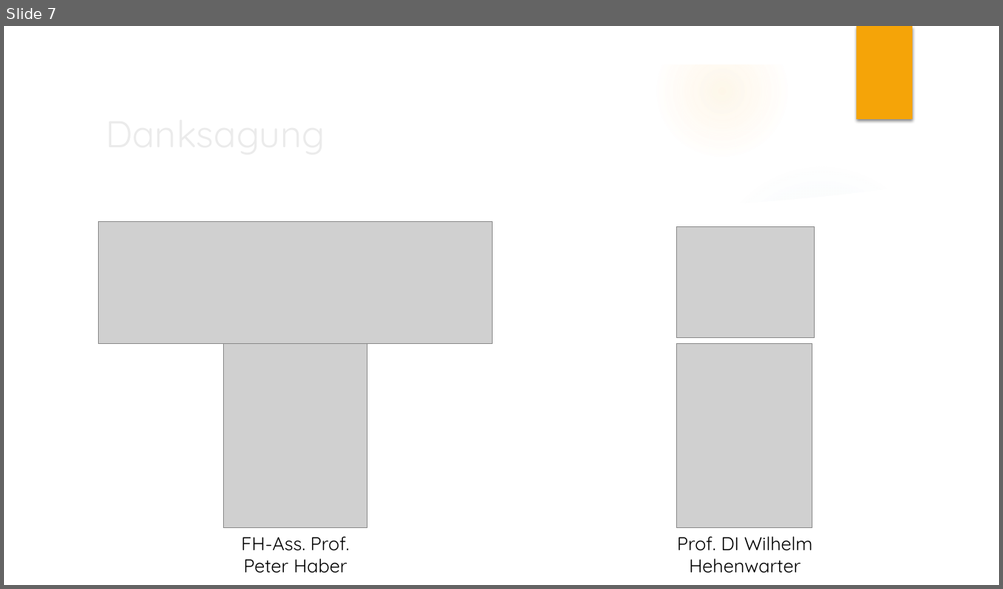
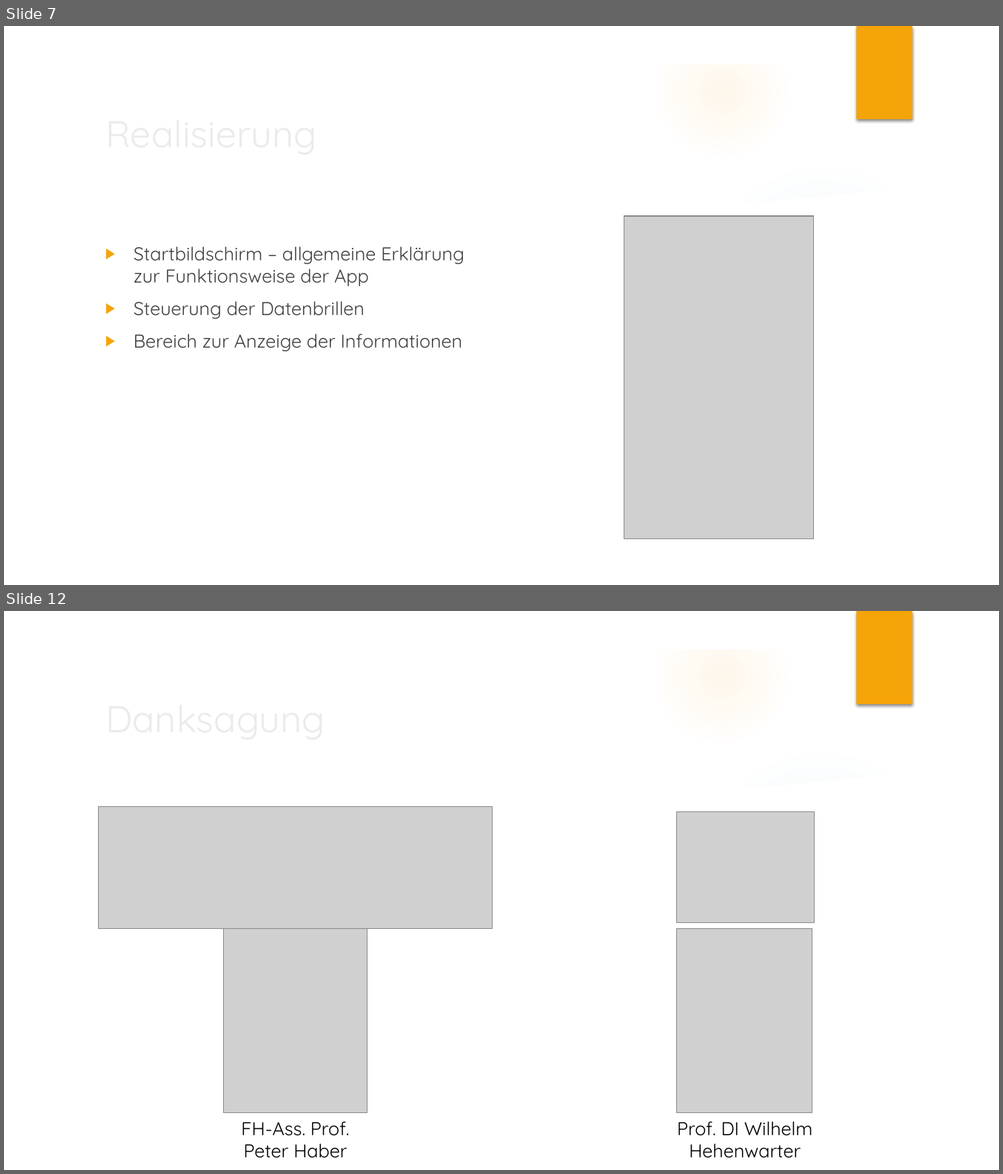
Before and after one commit to FerdinandBrunauer/Diplomarbeit, a slide deck: Planung/Präsentation/Präsentation.pptx. Shown one above the other, each under a label of ours: slide 7 before the commit, slides 7 and 12 after it; the slides between them are not shown. The pictures are 1003x589 and 1003x1174 pixels, drawn with LibreOffice and Linux fonts; fonts in the diff are those of the drawing; grey boxes stand for pictures; background and template pictures are left out. Boxes give left, top, right and bottom in pixels: in the first picture for what was removed or moved away, otherwise in the second. Text is boxed around its words. In the diff, an @@ line names an element or a change of style, - is before the commit and + after.

```diff
--- a/Planung/Präsentation/Präsentation.pptx
+++ b/Planung/Präsentation/Präsentation.pptx
@@ slide 7 added at box(4, 26, 999, 585), background picture (left out); not listed: 10 template elements that a slide beside it also shows @@
@@ title added at box(98, 104, 813, 164), 36 pt, text #EBEBEB @@
+Realisierung
@@ picture added at box(624, 216, 814, 540) @@
@@ text added at box(134, 247, 464, 352), 18 pt, text #404040 @@
+▶ Startbildschirm – allgemeine Erklärung zur Funktionsweise der App
+▶ Steuerung der Datenbrillen
+▶ Bereich zur Anzeige der Informationen
@@ what was slide 7 is now slide 12 @@
```
Also in this commit, not shown: 3 slides changed, 6 other slides added, 1 slide removed, 3 other files.
